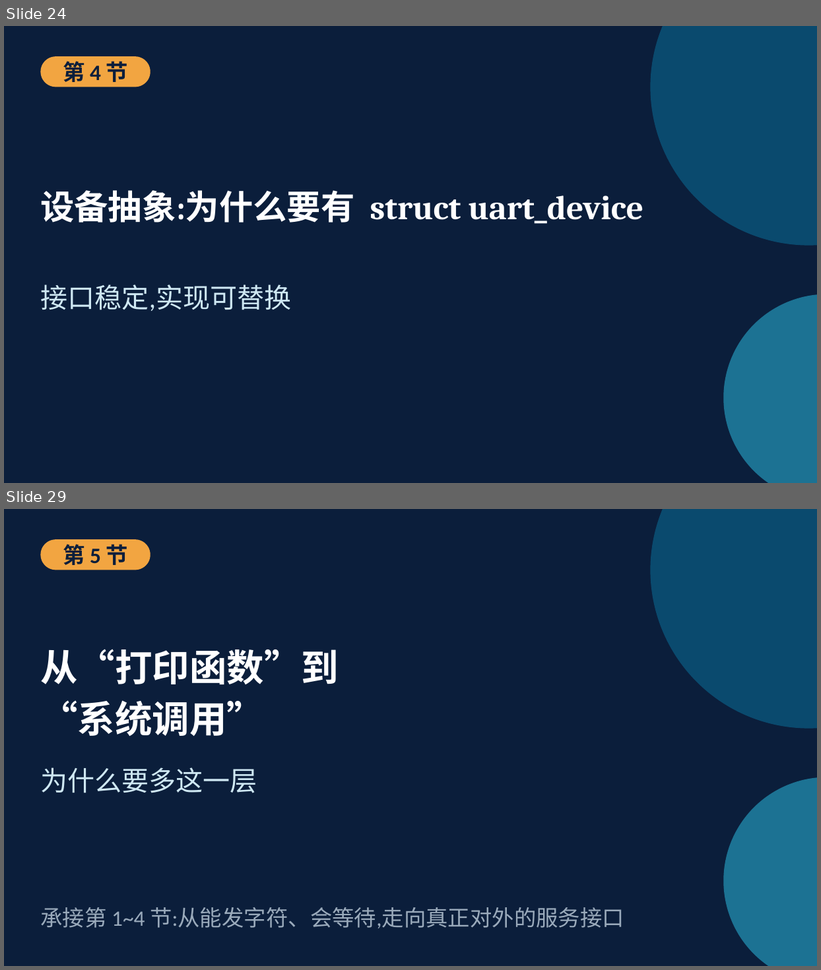
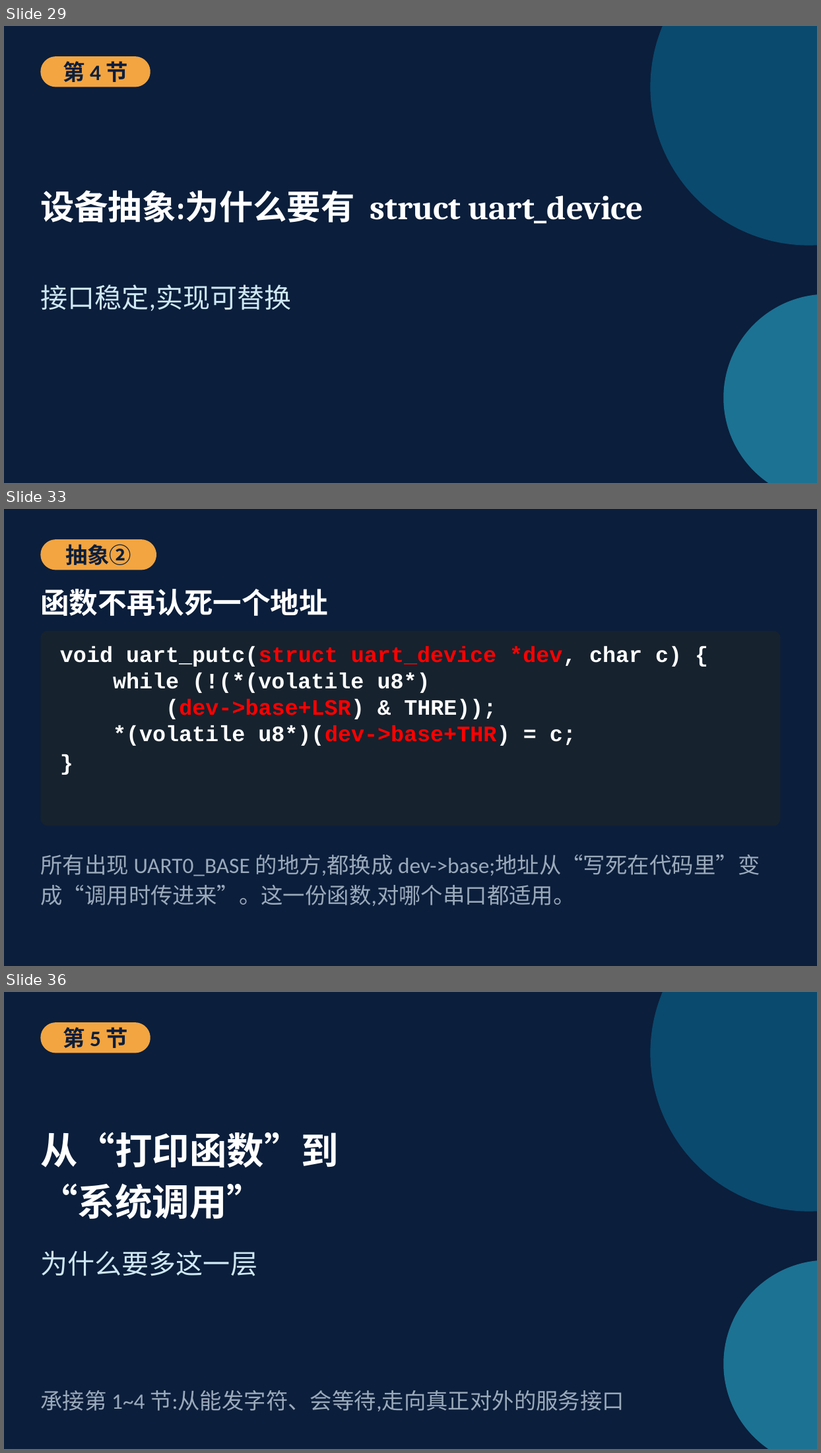
Before and after one commit to cxi218447-byte/miniOS, a slide deck: docs/08/第08次课_UART驱动与sys_write教材PPT.pptx. Shown one above the other, each under a label of ours: slides 24 and 29 before the commit, slides 29, 33 and 36 after it; the slides between them are not shown. The pictures are 821x970 and 821x1453 pixels, drawn with LibreOffice and Linux fonts; fonts in the diff are those of the drawing. Boxes give left, top, right and bottom in pixels: in the first picture for what was removed or moved away, otherwise in the second. Text is boxed around its words. In the diff, an @@ line names an element or a change of style, - is before the commit and + after.

```diff
--- a/docs/08/第08次课_UART驱动与sys_write教材PPT.pptx
+++ b/docs/08/第08次课_UART驱动与sys_write教材PPT.pptx
@@ slide 33 added at (4, 509, 817, 966), background #0B1E3B @@
@@ rounded rectangle added at (40, 539, 156, 570), fill #F2A541 @@
@@ text added at (65, 544, 131, 565), 26 pt, text #0B1E3B, bold @@
+抽象②
@@ text added at (40, 589, 328, 616), 34 pt, text #FFFFFF, bold @@
+函数不再认死一个地址
@@ rounded rectangle added at (40, 631, 781, 826), fill #16222E @@
@@ text added at (60, 646, 682, 746), 26 pt, text #FFFFFF, bold @@
+void uart_putc(struct uart_device *dev, char c) {
+while (!(*(volatile u8*)
+(dev->base+LSR) & THRE));
+*(volatile u8*)(dev->base+THR) = c;
+}
@@ text added at (40, 855, 760, 906), 26 pt, text #9AAABB @@
+所有出现 UART0_BASE 的地方,都换成 dev->base;地址从“写死在代码里”变成“调用时传进来”。这一份函数,对哪个串口都适用。
@@ what was slide 24 is now slide 29 @@
@@ what was slide 29 is now slide 36 @@
```
Also in this commit, not shown: 7 slides changed, 9 other slides added, 4 slides removed, 3 other files.
